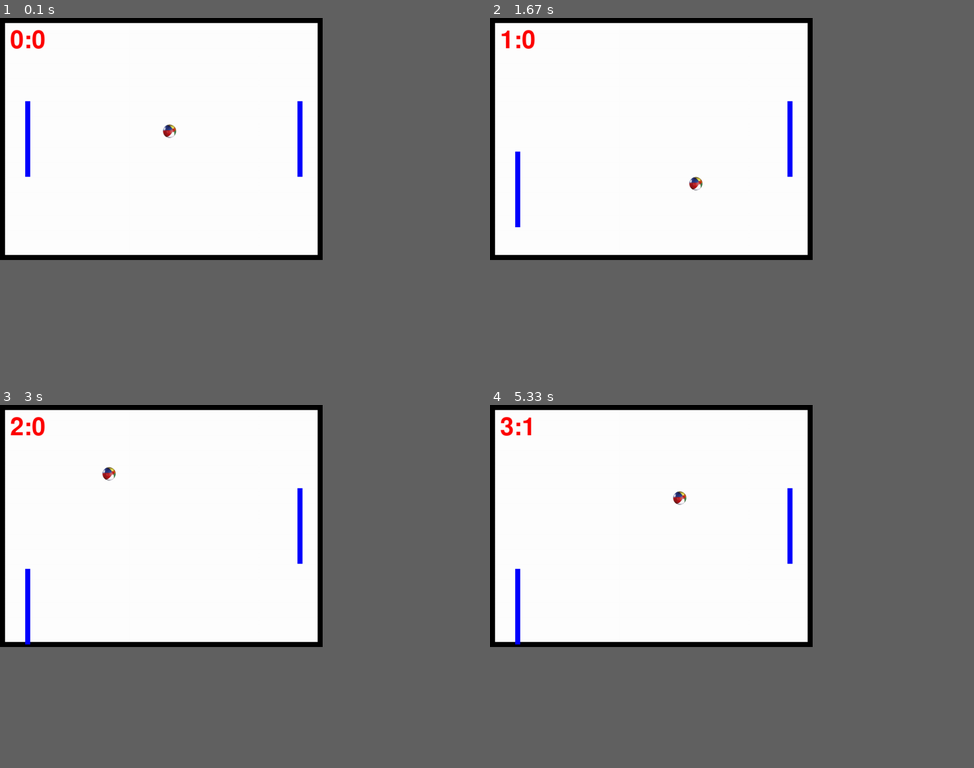
Above: before the commit, frames 1-4 (two rows, left to right).
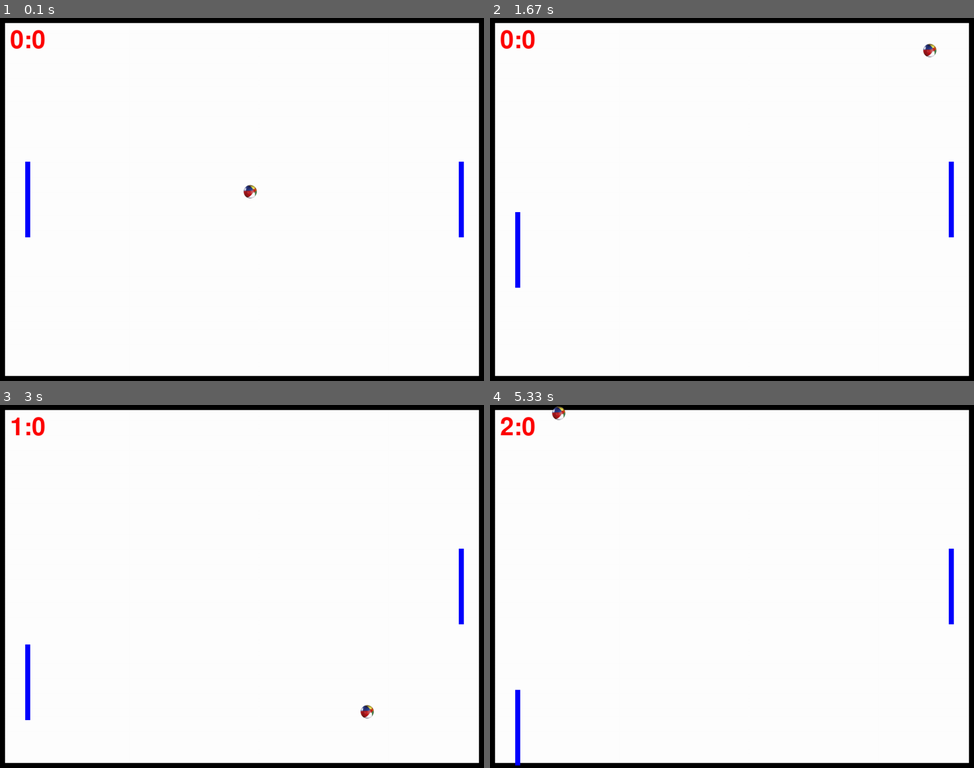
Above: after the commit, the same moments.

Repository: Krit50322/mightypong_pygame
Game: pygame game, started from pong.py
The game is run twice, just before and just after one commit, with the same random seed, the same clock (stepped at 60 frames per second) and the same inputs.
Inputs:
- Up to frame 1 (0.1 s): no input
- Up to frame 2 (1.67 s): tap S at 0.33, 0.67, 1.07, 1.37, 1.57 s
- Up to frame 3 (3 s): tap S at 1.9, 2.2, 2.4, 2.7, 2.97 s
- Up to frame 4 (5.33 s): tap S at 3.3, 3.6, 3.73, 4.13, 4.43, 4.8, 5.2 s
In our replay, the window is 600x450 before the commit and 900x675 after it. These sizes can differ from the game's own. Grey fills any space a smaller window leaves; there, only what the larger window draws over its background counts as a difference.

The runs differ from the first frame. In frame 1, 6.1% of the frame differs, in the area x 0-100%, y 0-100%; in frame 2, 6.2%; in frame 3, 6.3%; in frame 4, 6.4%.

Commit message:
style : change window size
920:760

Diff:
--- a/pong.py
+++ b/pong.py
@@ -111,7 +111,7 @@
 # ---------- main -------------
 
 pygame.init()
-screen = pygame.display.set_mode([640,480])
+screen = pygame.display.set_mode([960,720])
 screen.fill(WHITE)
 pygame.display.set_caption("Pong")
 
